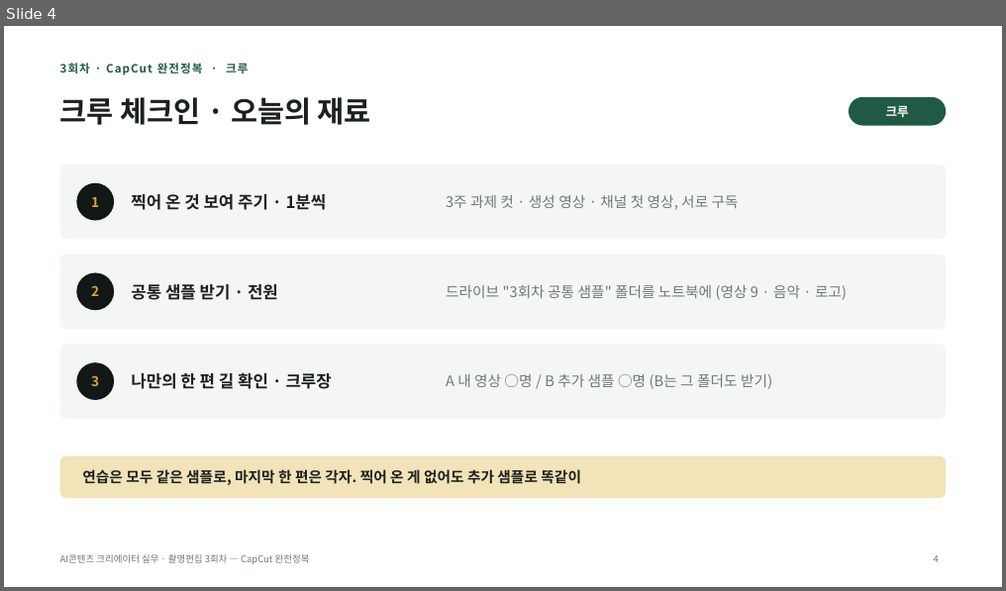
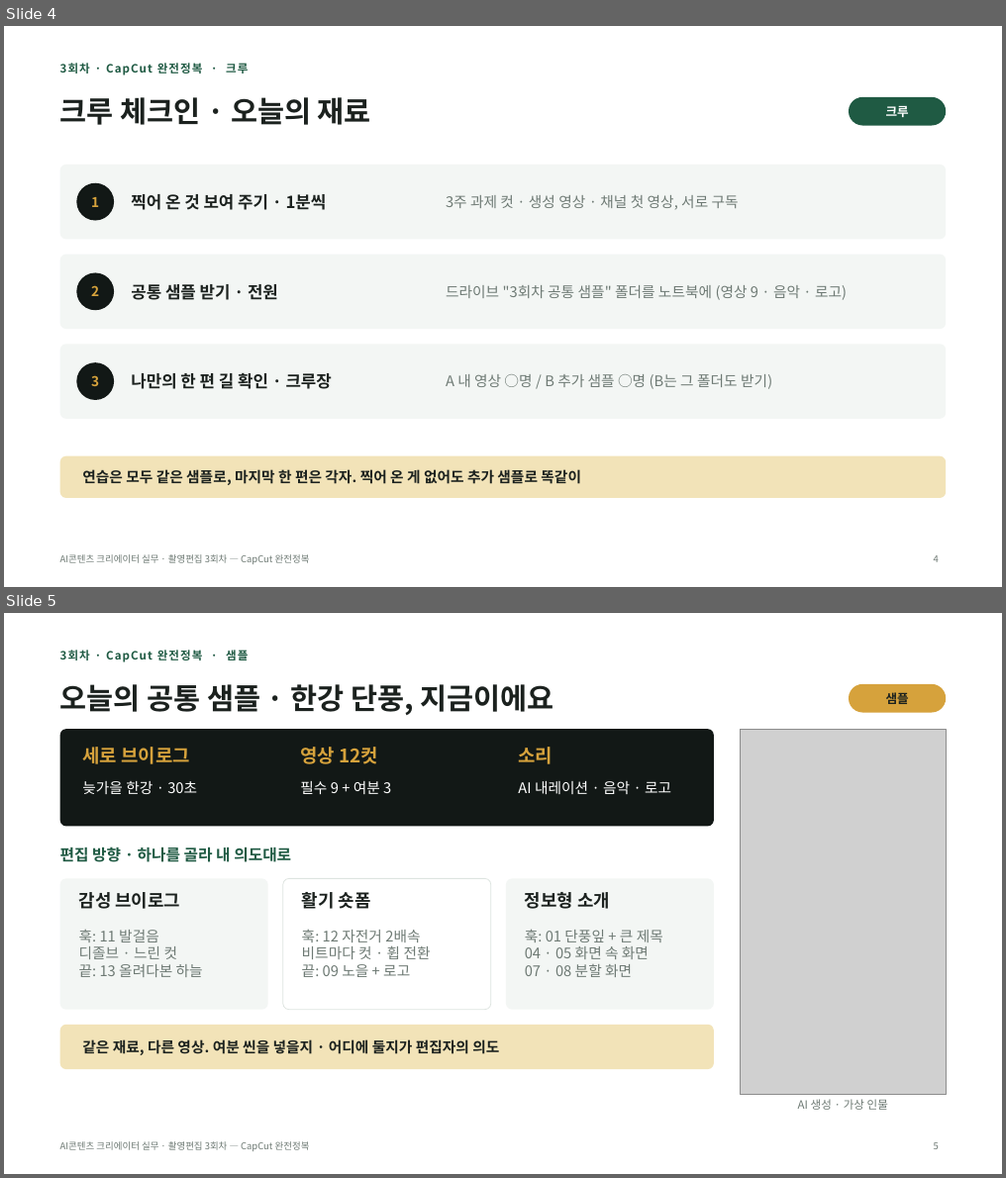
Before and after one commit to yujida/MARUBIT, a slide deck: lectures/03/3회차_CapCut완전정복_슬라이드.pptx. Shown one above the other, each under a label of ours: slide 4 before the commit, slides 4 and 5 after it. The pictures are 1006x591 and 1006x1178 pixels, drawn with LibreOffice and Linux fonts; fonts in the diff are those of the drawing; grey boxes stand for pictures. Boxes give left, top, right and bottom in pixels: in the first picture for what was removed or moved away, otherwise in the second. Text is boxed around its words. In the diff, an @@ line names an element or a change of style, - is before the commit and + after.

```diff
--- a/lectures/03/3회차_CapCut완전정복_슬라이드.pptx
+++ b/lectures/03/3회차_CapCut완전정복_슬라이드.pptx
@@ slide 5 added at box(4, 613, 1002, 1174), background #FFFFFF; not listed: 1 template element that a slide beside it also shows @@
@@ text added at box(60, 650, 248, 663), 11 pt, text #1F5A43, bold @@
+3회차 · CapCut 완전정복 · 샘플
@@ title added at box(60, 684, 554, 715), 28 pt, text #1B211E, bold @@
+오늘의 공통 샘플 · 한강 단풍, 지금이에요
@@ rounded rectangle added at box(848, 684, 945, 713), fill #D6A23C @@
@@ text added at box(886, 692, 909, 704), 12 pt, text #1B211E, bold @@
+샘플
@@ rounded rectangle added at box(60, 729, 714, 827), fill #121816 @@
@@ picture added at box(740, 729, 945, 1095) @@
@@ text added at box(82, 747, 190, 764), 18 pt, text #D6A23C, bold @@
+세로 브이로그
@@ text added at box(300, 747, 378, 764), 18 pt, text #D6A23C, bold @@
+영상 12컷
@@ text added at box(518, 747, 552, 764), 18 pt, text #D6A23C, bold @@
+소리
@@ text added at box(82, 781, 197, 794), 14 pt, text #FFFFFF @@
+늦가을 한강 · 30초
@@ text added at box(300, 781, 391, 794), 14 pt, text #FFFFFF @@
+필수 9 + 여분 3
@@ text added at box(518, 781, 671, 794), 14 pt, text #FFFFFF @@
+AI 내레이션 · 음악 · 로고
@@ text added at box(60, 847, 291, 862), 15 pt, text #1F5A43, bold @@
+편집 방향 · 하나를 골라 내 의도대로
@@ rounded rectangle added at box(60, 878, 268, 1010), fill #F3F6F4 @@
@@ rounded rectangle added at box(283, 878, 491, 1010), fill #FFFFFF, outline #DDE4E0 0.75 pt @@
@@ rounded rectangle added at box(506, 878, 715, 1010), fill #F3F6F4 @@
@@ text added at box(79, 892, 181, 909), 17 pt, text #1B211E, bold @@
+감성 브이로그
@@ text added at box(302, 892, 371, 909), 17 pt, text #1B211E, bold @@
+활기 숏폼
@@ text added at box(525, 892, 610, 909), 17 pt, text #1B211E, bold @@
+정보형 소개
@@ text added at box(79, 930, 203, 977), 14 pt, text #6E7A74 @@
+훅: 11 발걸음
+디졸브 · 느린 컷
+끝: 13 올려다본 하늘
@@ text added at box(302, 929, 431, 977), 14 pt, text #6E7A74 @@
+훅: 12 자전거 2배속
+비트마다 컷 · 휩 전환
+끝: 09 노을 + 로고
@@ text added at box(525, 929, 663, 977), 14 pt, text #6E7A74 @@
+훅: 01 단풍잎 + 큰 제목
+04 · 05 화면 속 화면
+07 · 08 분할 화면
@@ rounded rectangle added at box(60, 1025, 714, 1069), fill #F2E3B8 @@
@@ text added at box(82, 1040, 499, 1056), 14 pt, text #1B211E, bold @@
+같은 재료, 다른 영상. 여분 씬을 넣을지 · 어디에 둘지가 편집자의 의도
@@ text added at box(798, 1099, 888, 1110), 11 pt, text #6E7A74 @@
+AI 생성 · 가상 인물
@@ page number added at box(934, 1143, 939, 1150), 9 pt, text #6E7A74 @@
+5
```
Also in this commit, not shown: 8 slides changed, 13 other files.
